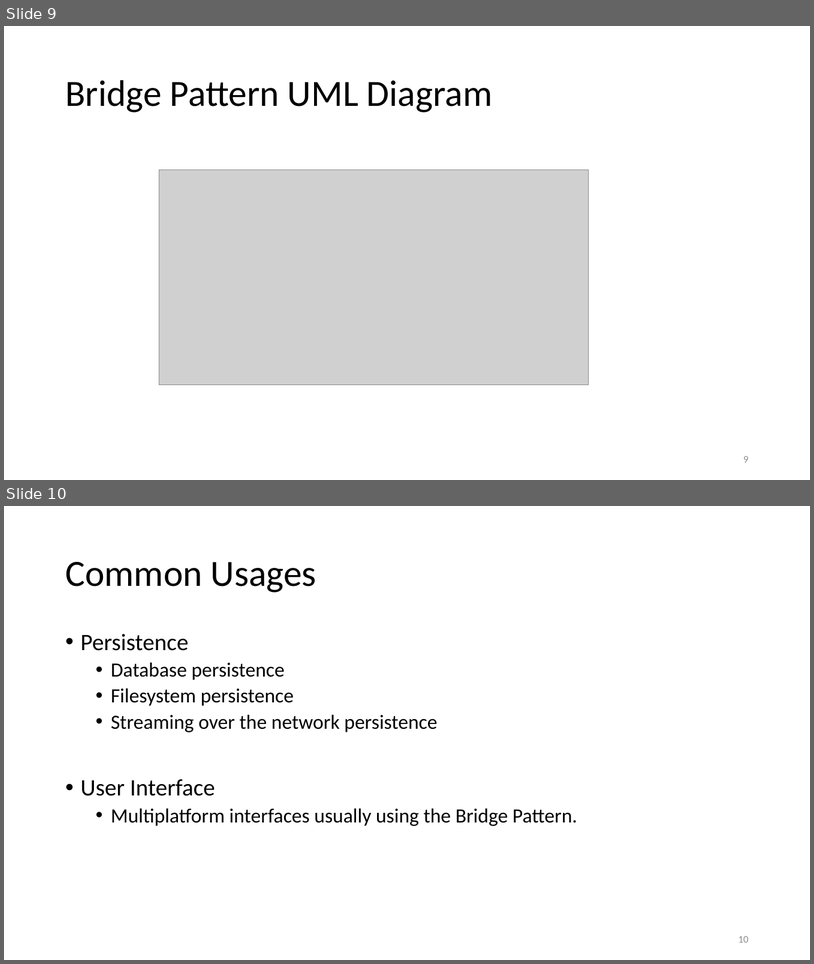
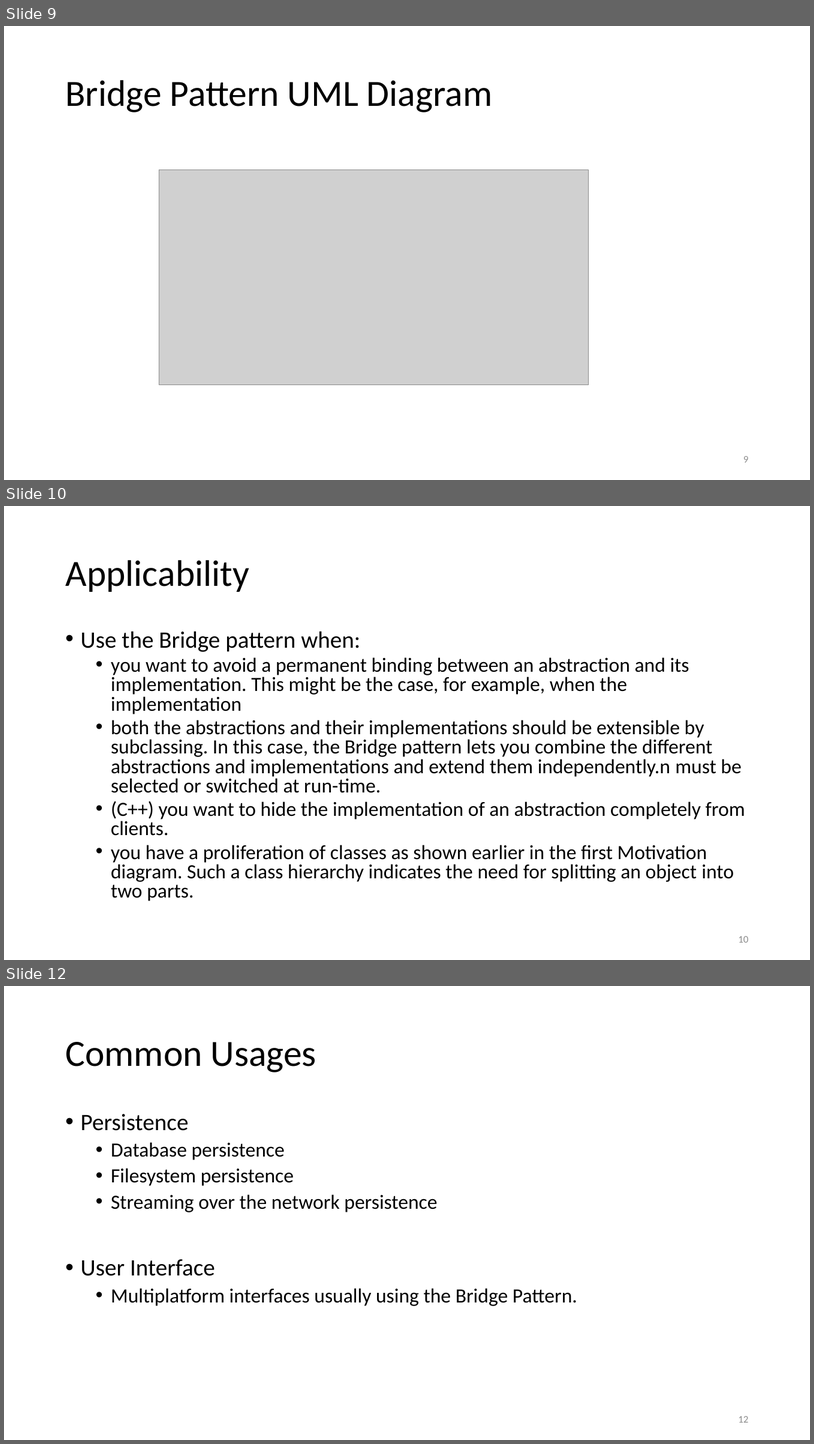
Before and after one commit to esziger/design_patterns, a slide deck: DP02_Bridge_Pattern.pptx. Shown one above the other, each under a label of ours: slides 9 and 10 before the commit, slides 9, 10 and 12 after it; the slides between them are not shown. The pictures are 814x964 and 814x1444 pixels, drawn with LibreOffice and Linux fonts; fonts in the diff are those of the drawing; grey boxes stand for pictures; background and template pictures are left out. Boxes give left, top, right and bottom in pixels: in the first picture for what was removed or moved away, otherwise in the second. Text is boxed around its words. In the diff, an @@ line names an element or a change of style, - is before the commit and + after.

Commit message:
ppt updated. Bridge pattern part is ready.

```diff
--- a/DP02_Bridge_Pattern.pptx
+++ b/DP02_Bridge_Pattern.pptx
@@ slide 10 added at <box>4,506,810,960</box>, background #FFFFFF @@
@@ title added at <box>65,560,249,592</box>, 44 pt, text #000000 @@
+Applicability
@@ text added at <box>81,631,746,901</box>, 24 pt, text #000000 @@
+• Use the Bridge pattern when:
+  • you want to avoid a permanent binding between an abstraction and its implementation. This might be the case, for example, when the implementation
+  • both the abstractions and their implementations should be extensible by subclassing. In this case, the Bridge pattern lets you combine the different abstractions and implementations and extend them independently.n must be selected or switched at run-time.
+  • (C++) you want to hide the implementation of an abstraction completely from clients.
+  • you have a proliferation of classes as shown earlier in the first Motivation diagram. Such a class hierarchy indicates the need for splitting an object into two parts.
@@ page number added at <box>738,936,749,942</box>, 12 pt, text #8C8C8C @@
+10
@@ what was slide 10 is now slide 12 @@
@@ page number at <box>738,1416,749,1422</box>: text changed @@
-10
+12
```
Also in this commit, not shown: 3 slides changed, 2 other slides added.
